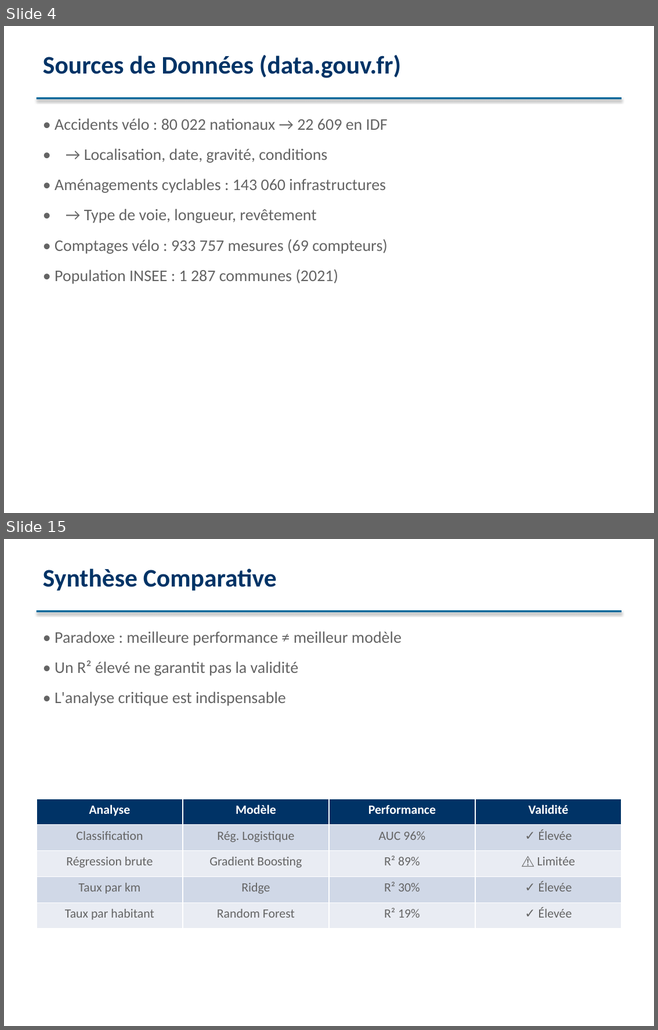
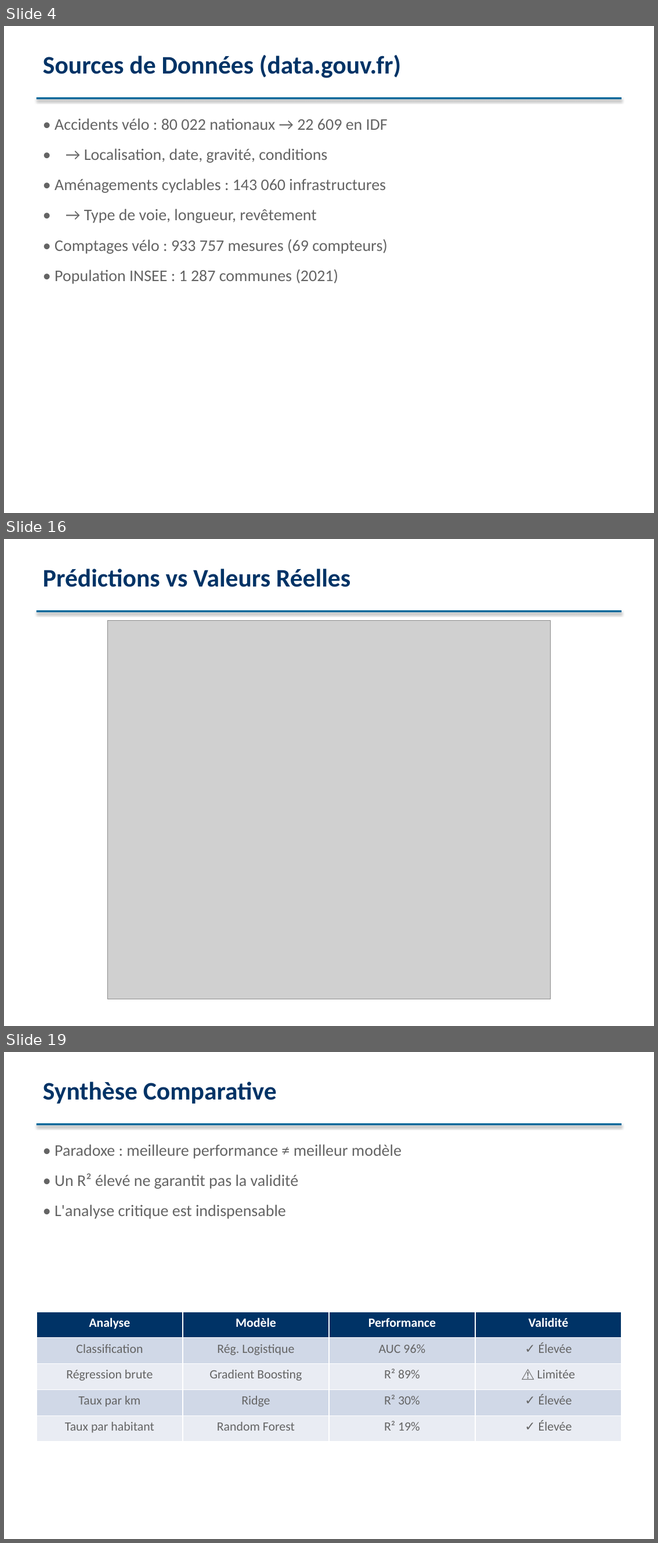
Before and after one commit to Jeremonstor/Projet_sda_top, a slide deck: presentation/presentation_sda.pptx. Shown one above the other, each under a label of ours: slides 4 and 15 before the commit, slides 4, 16 and 19 after it; the slides between them are not shown. The pictures are 658x1030 and 658x1543 pixels, drawn with LibreOffice and Linux fonts; fonts in the diff are those of the drawing; grey boxes stand for pictures. Boxes give left, top, right and bottom in pixels: in the first picture for what was removed or moved away, otherwise in the second. Text is boxed around its words. In the diff, an @@ line names an element or a change of style, - is before the commit and + after.

```diff
--- a/presentation/presentation_sda.pptx
+++ b/presentation/presentation_sda.pptx
@@ slide 16 added at (4, 539, 654, 1026), background #FFFFFF @@
@@ text added at (43, 569, 350, 587), 28 pt, text #003366, bold @@
+Prédictions vs Valeurs Réelles
@@ rectangle added at (36, 610, 621, 613), fill #006699 @@
@@ picture added at (108, 621, 550, 999) @@
@@ what was slide 15 is now slide 19 @@
```
Also in this commit, not shown: 12 slides changed, 3 other slides added, 6 other files.
